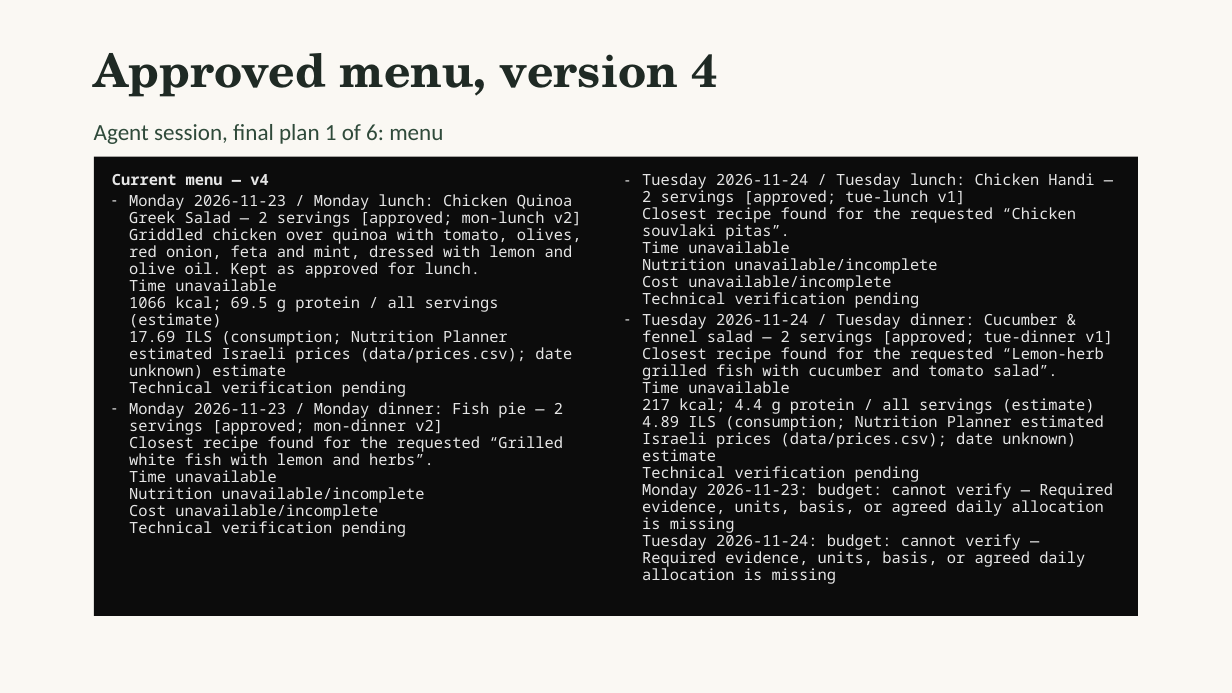
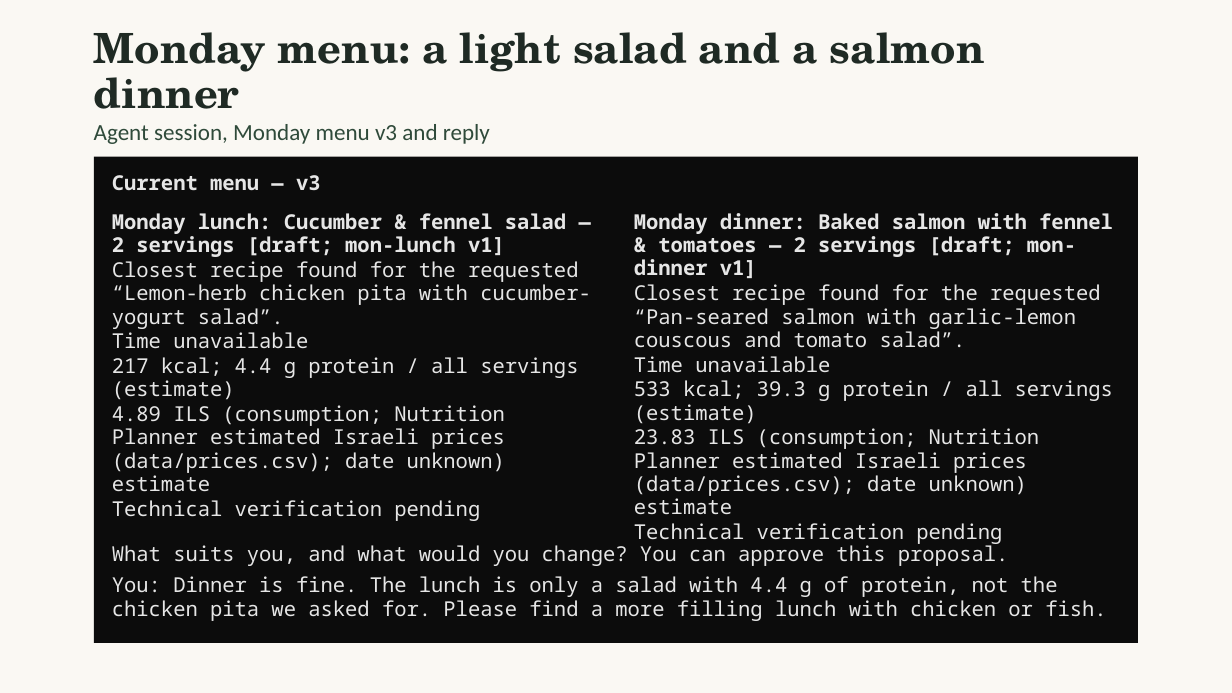
Before and after one commit to gabrieleguetta/ai-workshop-project, a slide deck: slide 8 of MVP-Presentation.pptx (slide 13 before the commit). Drawn at 1232x693 pixels with LibreOffice and Linux fonts; fonts in the diff are those of the drawing. Boxes give left, top, right and bottom in pixels: in the first picture for what was removed or moved away, otherwise in the second. Text is boxed around its words. In the diff, an @@ line names an element or a change of style, - is before the commit and + after.

```diff
--- a/MVP-Presentation.pptx
+++ b/MVP-Presentation.pptx
@@ title at (94, 32, 985, 109): text changed; size 36 to 32.4 pt @@
-Approved menu, version 4
+Monday menu: a light salad and a salmon dinner
@@ text at (94, 124, 490, 144): text changed @@
-Agent session, final plan 1 of 6: menu
+Agent session, Monday menu v3 and reply
@@ rectangle: place and size @@
-rectangle at (94, 156, 1139, 616)
+rectangle at (94, 156, 1139, 642)
@@ text added at (112, 175, 321, 191), 16 pt, text #E6E6E6, bold @@
+Current menu — v3
@@ text "Monday lunch: Cucumber & fennel ...": place and size @@
-text "Monday lunch: Cucumber & fennel ..." at (112, 174, 582, 537)
+text "Monday lunch: Cucumber & fennel ..." at (112, 213, 591, 521)
@@ text at (112, 213, 591, 329): text changed; size 12 to 16 pt @@
-Current menu — v4
-– Monday 2026-11-23 / Monday lunch: Chicken Quinoa Greek Salad — 2 servings [approved; mon-lunch v2]
-Griddled chicken over quinoa with tomato, olives, red onion, feta and mint, dressed with lemon and olive oil. Kept as approved for lunch.
+Monday lunch: Cucumber & fennel salad — 2 servings [draft; mon-lunch v1]
+Closest recipe found for the requested “Lemon-herb chicken pita with cucumber-yogurt salad”.
@@ text "Monday dinner: Baked salmon with ...": place and size @@
-text "Monday dinner: Baked salmon with ..." at (642, 173, 1113, 584)
+text "Monday dinner: Baked salmon with ..." at (634, 213, 1113, 546)
@@ text at (634, 213, 1113, 347): text changed; size 12 to 16 pt @@
-– Tuesday 2026-11-24 / Tuesday lunch: Chicken Handi — 2 servings [approved; tue-lunch v1]
-Closest recipe found for the requested “Chicken souvlaki pitas”.
+Monday dinner: Baked salmon with fennel & tomatoes — 2 servings [draft; mon-dinner v1]
+Closest recipe found for the requested “Pan-seared salmon with garlic-lemon couscous and tomato salad”.
@@ text at (642, 313, 1113, 584): paragraphs removed @@
-– Tuesday 2026-11-24 / Tuesday dinner: Cucumber & fennel salad — 2 servings [approved; tue-dinner v1]
-Closest recipe found for the requested “Lemon-herb grilled fish with cucumber and tomato salad”.
-Time unavailable
-217 kcal; 4.4 g protein / all servings (estimate)
-4.89 ILS (consumption; Nutrition Planner estimated Israeli prices (data/prices.csv); date unknown) estimate
-Technical verification pending
-Monday 2026-11-23: budget: cannot verify — Required evidence, units, basis, or agreed daily allocation is missing
-Tuesday 2026-11-24: budget: cannot verify — Required evidence, units, basis, or agreed daily allocation is missing
@@ text at (112, 357, 578, 491): text changed; size 12 to 16 pt @@
-1066 kcal; 69.5 g protein / all servings (estimate)
-17.69 ILS (consumption; Nutrition Planner estimated Israeli prices (data/prices.csv); date unknown) estimate
+217 kcal; 4.4 g protein / all servings (estimate)
+4.89 ILS (consumption; Nutrition Planner estimated Israeli prices (data/prices.csv); date unknown) estimate
@@ text at (112, 332, 480, 521): size 12 to 16 pt in "Time unavailable", "Technical verification pending"; indent changed; line spacing 0.92 to 0.95; more space between paragraphs @@
@@ text at (634, 356, 1002, 546): size 12 to 16 pt in "Time unavailable", "Technical verification pending"; indent changed; line spacing 0.92 to 0.95; more space between paragraphs @@
@@ text at (634, 380, 1113, 514): text changed; size 12 to 16 pt @@
-Nutrition unavailable/incomplete
-Cost unavailable/incomplete
+533 kcal; 39.3 g protein / all servings (estimate)
+23.83 ILS (consumption; Nutrition Planner estimated Israeli prices (data/prices.csv); date unknown) estimate
@@ text at (129, 402, 563, 537): paragraphs removed @@
-– Monday 2026-11-23 / Monday dinner: Fish pie — 2 servings [approved; mon-dinner v2]
-Closest recipe found for the requested “Grilled white fish with lemon and herbs”.
-Time unavailable
-Nutrition unavailable/incomplete
-Cost unavailable/incomplete
-Technical verification pending
@@ text added at (112, 542, 1106, 621), 16 pt, text #E6E6E6 @@
+What suits you, and what would you change? You can approve this proposal.
+You: Dinner is fine. The lunch is only a salad with 4.4 g of protein, not the chicken pita we asked for. Please find a more filling lunch with chicken or fish.
```
Also in this commit, not shown: 7 other slides changed, 4 slides added, 8 slides removed, 3 other files.
